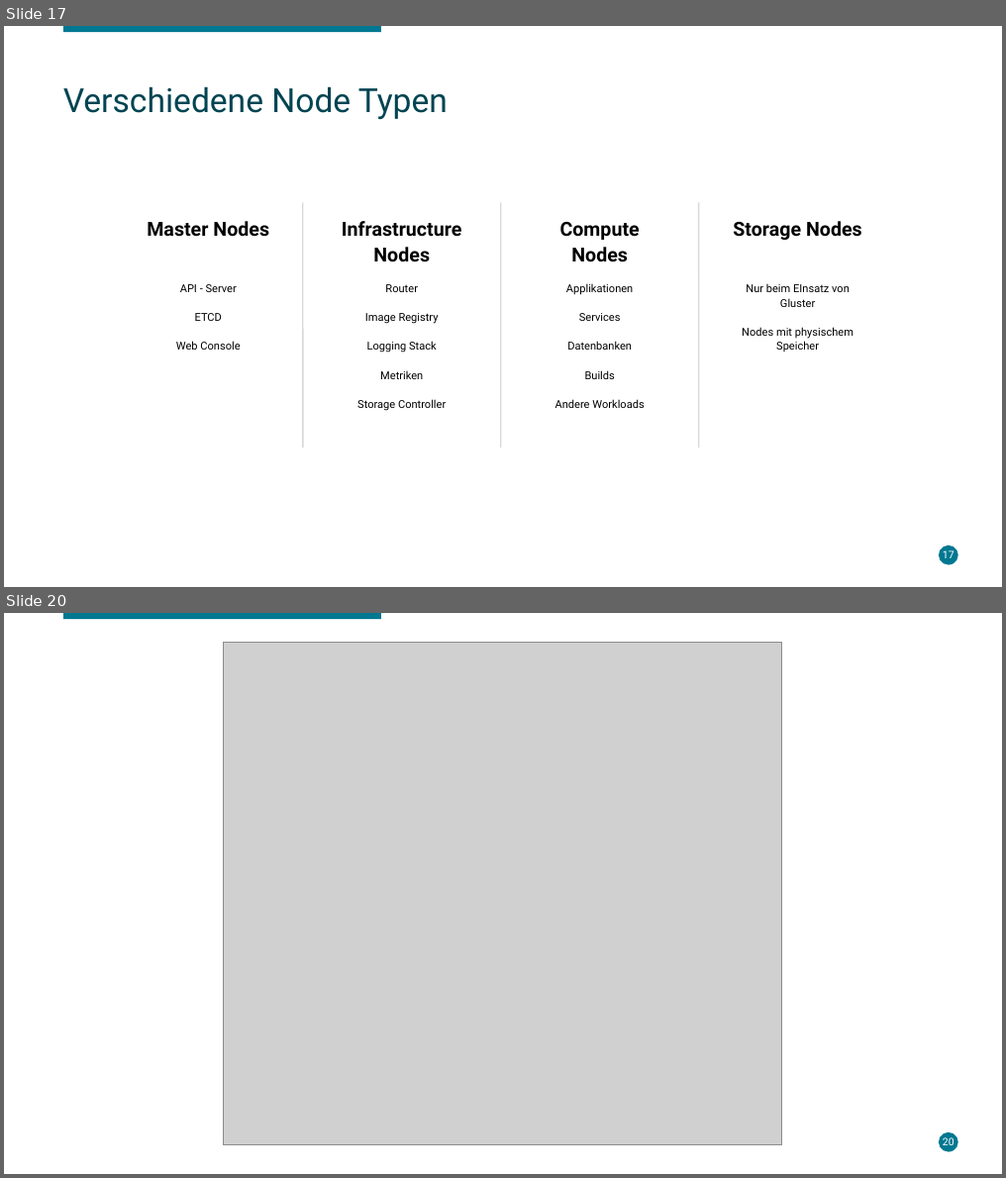
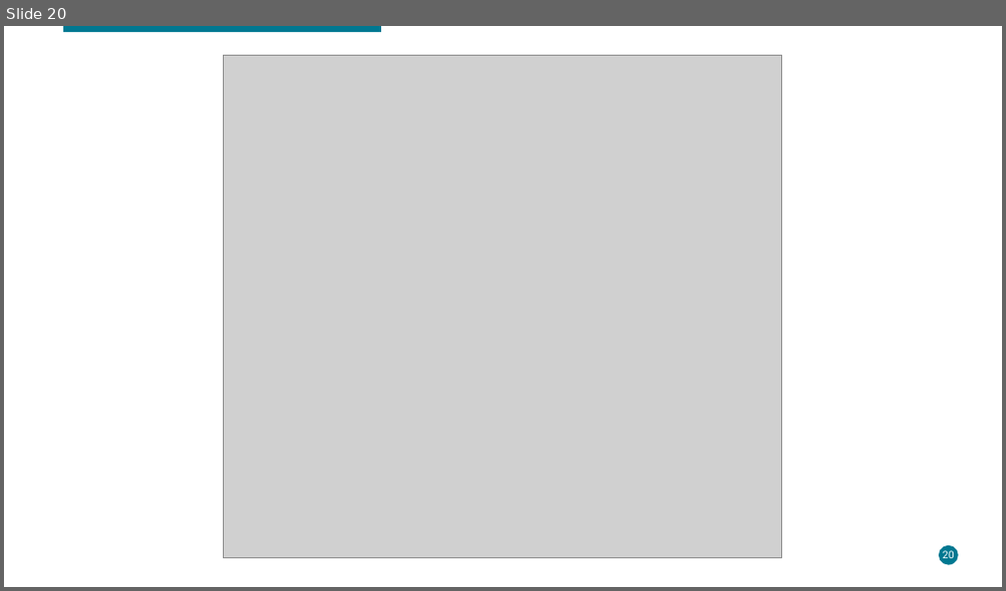
Before and after one commit to lukeelten/openshift-slac, a slide deck: Enterprise Container Management.odp. Shown one above the other, each under a label of ours: slides 17 and 20 before the commit, slide 20 after it; the slides between them are not shown. The pictures are 1006x1178 and 1006x591 pixels, drawn with LibreOffice and Linux fonts; fonts in the diff are those of the drawing; grey boxes stand for pictures; background and template pictures are left out. Boxes give left, top, right and bottom in pixels: in the first picture for what was removed or moved away, otherwise in the second. Text is boxed around its words. In the diff, an @@ line names an element or a change of style, - is before the commit and + after.

```diff
--- a/Enterprise Container Management.odp
+++ b/Enterprise Container Management.odp
@@ slide 17 removed at (4, 26, 1002, 587), background #FFFFFF; not listed: 2 template elements that a slide beside it also shows @@
@@ title removed at (63, 86, 448, 119) @@
-Verschiedene Node Typen
@@ line removed from (302, 202) to (302, 448) @@
@@ line removed from (501, 202) to (501, 448) @@
@@ line removed from (699, 202) to (699, 448) @@
@@ text removed at (147, 221, 269, 350) @@
-Master Nodes
-API - Server
-ETCD
-Web Console
@@ text removed at (342, 221, 461, 411) @@
-Infrastructure Nodes
-Router
-Image Registry
-Logging Stack
-Metriken
-Storage Controller
@@ text removed at (555, 222, 644, 408) @@
-Compute Nodes
-Applikationen
-Services
-Datenbanken
-Builds
-Andere Workloads
@@ text removed at (733, 221, 862, 352) @@
-Storage Nodes
-Nur beim EInsatz von Gluster
-Nodes mit physischem Speicher
@@ page number removed at (943, 551, 954, 559) @@
-17
```
Also in this commit, not shown: 7 slides changed, 9 slides added, 9 other slides removed.
